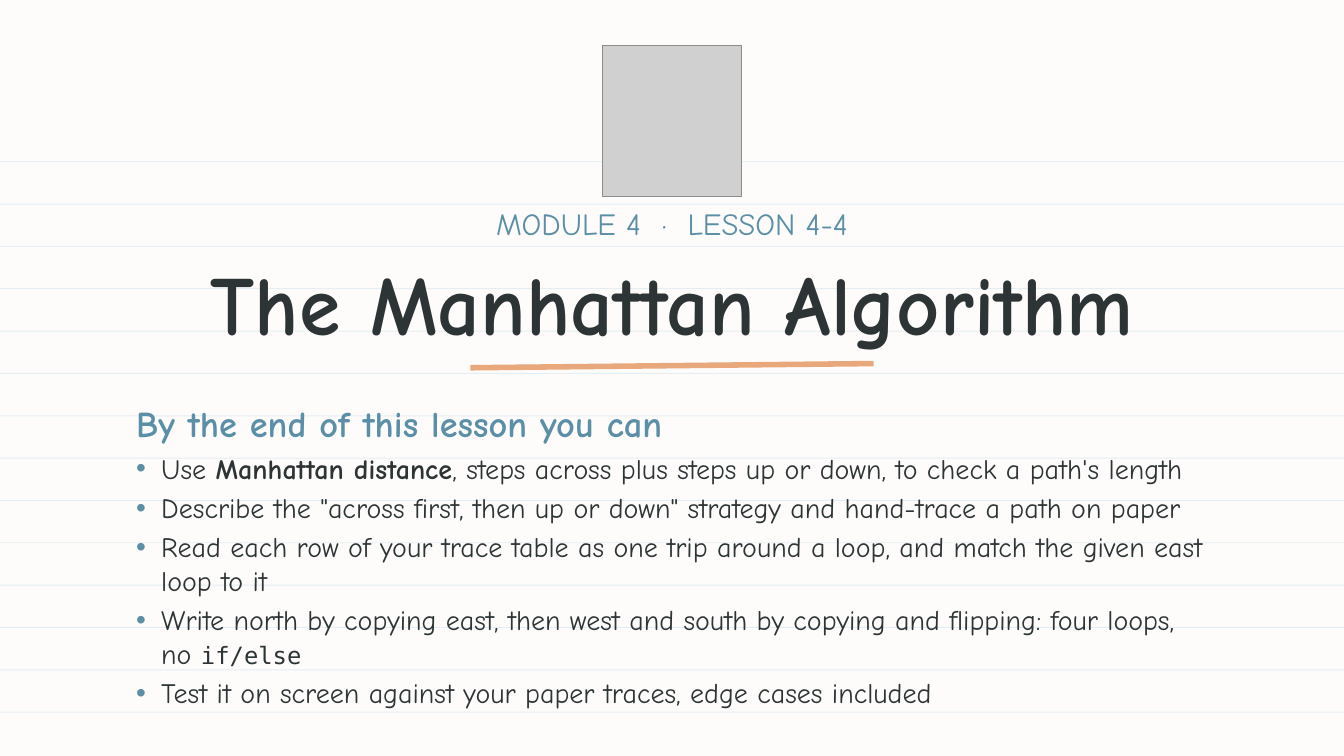
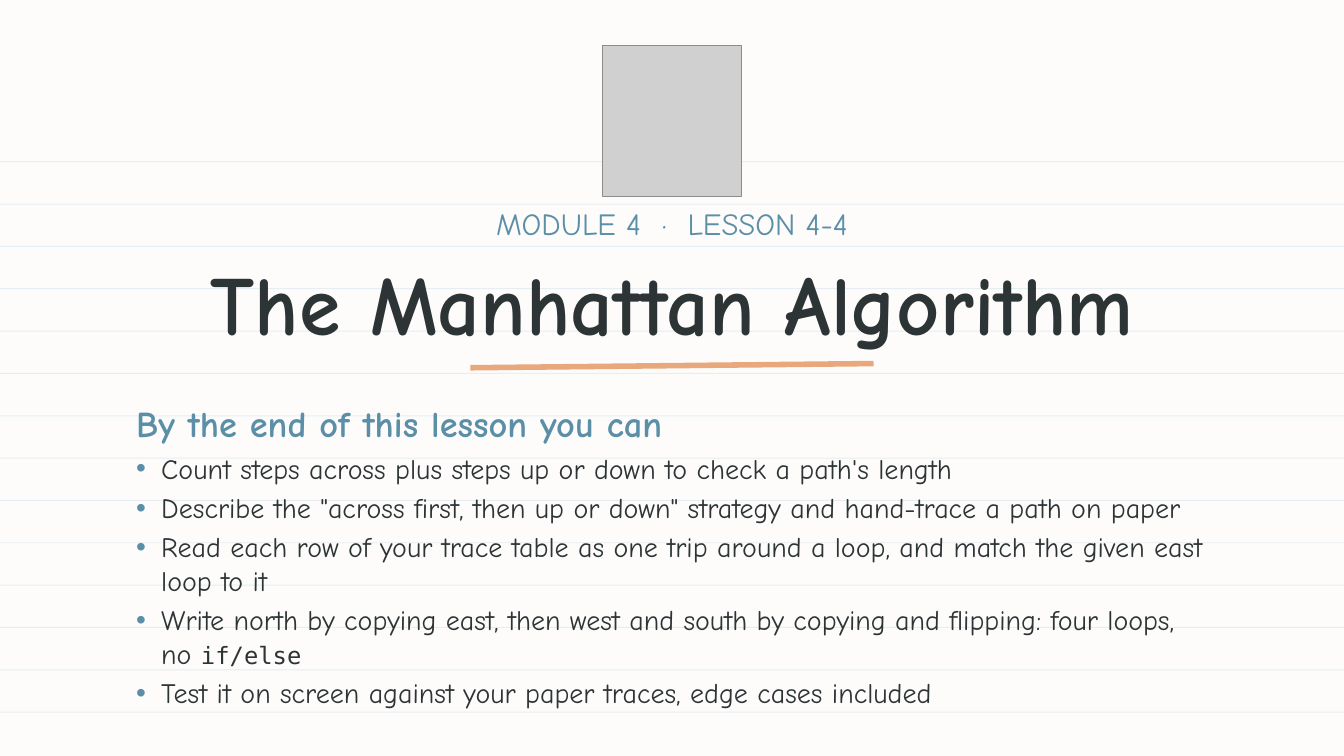
Before and after one commit to bradamiller/LearningPython, a slide deck: slide 1 of static/slides/module-04-manhattan/module-4-lesson-04-the-manhattan-algorithm.pptx. Drawn at 1344x756 pixels with LibreOffice and Linux fonts; fonts in the diff are those of the drawing; grey boxes stand for pictures. Boxes give left, top, right and bottom in pixels: in the first picture for what was removed or moved away, otherwise in the second. Text is boxed around its words. In the diff, an @@ line names an element or a change of style, - is before the commit and + after.

```diff
--- a/static/slides/module-04-manhattan/module-4-lesson-04-the-manhattan-algorithm.pptx
+++ b/static/slides/module-04-manhattan/module-4-lesson-04-the-manhattan-algorithm.pptx
@@ text at (161,460,952,485): text changed @@
-• Use Manhattan distance, steps across plus steps up or down, to check a path's length
+• Count steps across plus steps up or down to check a path's length
```
Also in this commit, not shown: 2 other slides changed, 19 other files.
